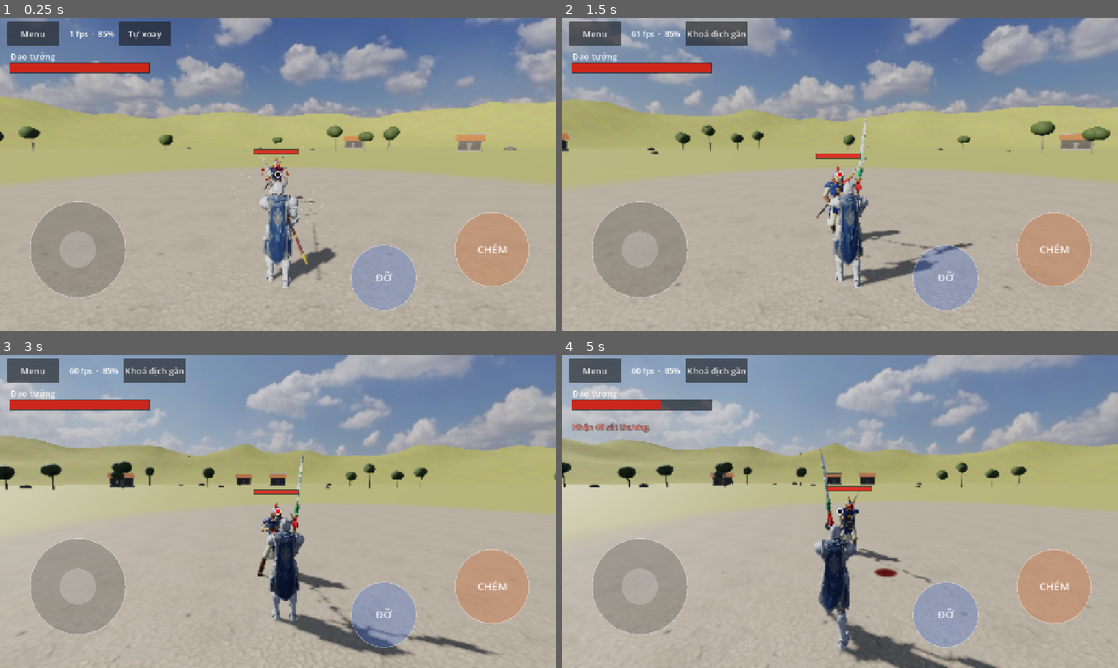
Above: before the commit, frames 1-4 (two rows, left to right).
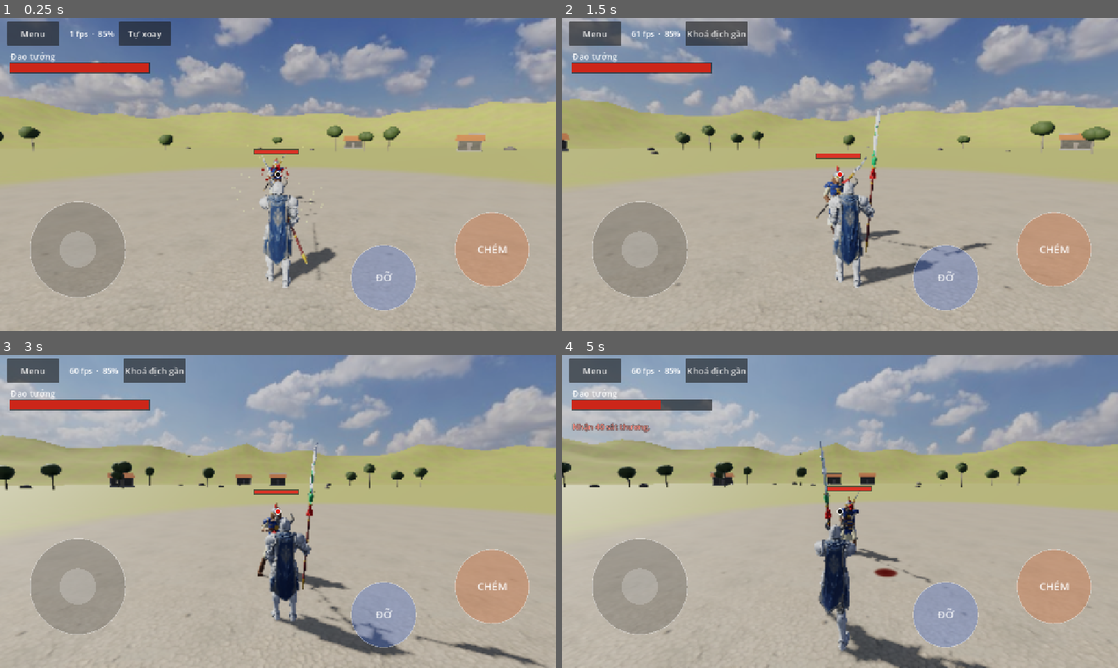
Above: after the commit, the same moments.

Repository: quanace11/MountBladeMobile
Game: Godot game, scene res://scenes/match.tscn
Two runs of this game, one before a commit and one after it. Both use one fixed random seed, a clock stepped at 60 frames per second and the inputs below. This scene is started directly instead of the project's main scene.
Inputs (mouse positions are in pixels of both pictures, inside the frame that each line leads up to):
- Up to frame 1 (0.25 s): no input
- Up to frame 2 (1.5 s): click "Tự xoay" at 0.5 s; move the mouse to (962, 158) at 1.27 s; hold Right from 1.28 s (still down); tap I at 1.35 s; click (962, 158) at 1.42 s
- Up to frame 3 (3 s): tap Space at 1.52 s; release Right at 2 s; drag from (166, 527) to (250, 574) at 2.02 s; move the mouse to (333, 442) at 2.77 s; hold Right from 2.78 s (still down); tap J at 2.85 s
- Up to frame 4 (5 s): release Right at 3.5 s; drag from (812, 574) to (673, 464) at 3.52 s; move the mouse to (1006, 558) at 4.27 s; hold Left from 4.28 s (still down); hold Q from 4.28 s (still down); tap Space at 4.52 s

The runs differ from the first frame. In frame 1, less than 0.1% of the frame differs, in the area x 47-50%, y 50-62%; in frame 2, 0.9%; in frame 3, 1.4%, in the area x 47-99%, y 28-100%; in frame 4, 0.6%.

Commit message:
Đỡ như ảnh mẫu: dựng cán thẳng đưa ra một bên; cán bị hất theo đòn rồi rung nảy về
- Đỡ phải: cầm một tay đưa hẳn cán ra bên phải, tay trái buông cạnh hông khi với không tới cán.
- Đỡ trái: hai tay dựng cán bên trái.
- jolt(amount, blow): lò xo có giảm chấn cho vị trí tay và độ nghiêng cán, hất theo hướng lưỡi địch.

Co-Authored-By: Claude Opus 5.5 <noreply@anthropic.com>
Claude-Session: https://claude.ai/code/session_01QffKCiTfakvzQeGmkV1Yqv

Diff:
--- a/src/core/match_runner.gd
+++ b/src/core/match_runner.gd
@@ -146,15 +146,15 @@
 	match e["type"]:
 		&"blocked":
 			vfx.clash(_clash_point(e))
-			(views[e["target"]] as FighterView).jolt(1.0)
+			(views[e["target"]] as FighterView).jolt(1.0, _attack_blow(e))
 			_shake_if_player(e, ConfigDB.game.camera_shake_block)
 		&"parried":
 			vfx.clash(_clash_point(e), 1.8, Color(0.75, 0.9, 1.0))
-			(views[e["target"]] as FighterView).jolt(0.6)
+			(views[e["target"]] as FighterView).jolt(0.6, _attack_blow(e))
 			_shake_if_player(e, ConfigDB.game.camera_shake_block * 1.5)
 		&"guard_broken":
 			vfx.clash(_clash_point(e), 1.4, Color(1.0, 0.55, 0.3))
-			(views[e["target"]] as FighterView).jolt(1.6)
+			(views[e["target"]] as FighterView).jolt(1.6, _attack_blow(e))
 			_shake_if_player(e, ConfigDB.game.camera_shake_hit)
 		&"hit":
 			var blow := _blow_dir(e["id"], e["target"], int(e["dir"]))
@@ -179,6 +179,11 @@
 
 ## Hướng lưỡi vũ khí đi khi trúng (thế giới): từ người chém về người bị chém; chém ngang thì
 ## lệch thêm sang bên mà lưỡi quét tới (chém từ phải quét sang trái của người chém).
+## Hướng lưỡi vũ khí của người đánh trong sự kiện e (đỡ, gạt, phá thế đỡ).
+func _attack_blow(e: Dictionary) -> Vector3:
+	return _blow_dir(e["id"], e["target"], int(e["dir"]))
+
+
 func _blow_dir(attacker_id: int, target_id: int, dir: int) -> Vector3:
 	var a := sim.state.get_fighter(attacker_id)
 	var t := sim.state.get_fighter(target_id)
--- a/src/data/pose_set.gd
+++ b/src/data/pose_set.gd
@@ -31,10 +31,10 @@
 @export_group("Đỡ")
 @export var block_up_pos := Vector3(0.3, 1.78, -0.3)
 @export var block_up_rot := Vector3(0, 180, -87)
-@export var block_left_pos := Vector3(-0.06, 1.1, -0.34)
-@export var block_left_rot := Vector3(7, -90, 6)
-@export var block_right_pos := Vector3(0.14, 1.0, -0.3)
-@export var block_right_rot := Vector3(-7, -90, 6)
+@export var block_left_pos := Vector3(-0.12, 1.22, -0.34)
+@export var block_left_rot := Vector3(5, -90, 3)
+@export var block_right_pos := Vector3(0.42, 1.2, -0.3)
+@export var block_right_rot := Vector3(-5, -90, 3)
 @export var block_thrust_pos := Vector3(0.25, 1.0, -0.4)
 @export var block_thrust_rot := Vector3(72, -90, 6)
 @export_group("Khác")
--- a/src/view/fighter_view.gd
+++ b/src/view/fighter_view.gd
@@ -48,6 +48,15 @@
 
 var _flash := 0.0
 var _jolt := 0.0
+## Cán bị chém trúng khi đỡ: lò xo có giảm chấn cho độ lệch vị trí tay (mét) và độ nghiêng cán
+## (vectơ quay, radian). Bị hất theo hướng đòn rồi rung nảy về thế đỡ.
+var _kick_pos := Vector3.ZERO
+var _kick_pos_v := Vector3.ZERO
+var _kick_rot := Vector3.ZERO
+var _kick_rot_v := Vector3.ZERO
+var _kick_applied := Vector3.ZERO
+## 0 = tay trái nắm cán, 1 = tay trái buông (cán ở quá xa, ví dụ dựng cán đỡ hẳn bên phải).
+var _l_free := 0.0
 ## Hướng cán (từ tay về phía lưỡi) và hướng lưỡi sắc, theo thân. Nội suy theo hướng chứ không theo góc
 ## Euler để vũ khí đi đúng đường vung.
 var _shaft := Vector3.UP
@@ -686,9 +695,32 @@
 			_dropped.global_transform = Transform3D(Basis(Vector3.UP, _dropped.global_rotation.y) * Basis(Vector3.RIGHT, PI * 0.5), Vector3(p.x, 0.06, p.z))
 
 
-## Đỡ được đòn: tay cầm vũ khí bị đẩy lùi một chút rồi giữ lại thế đỡ, không chớp như bị trúng.
-func jolt(amount: float) -> void:
+## Đỡ được đòn: cán bị hất theo hướng lưỡi địch (blow, toạ độ thế giới) rồi rung nảy về thế đỡ,
+## không chớp như bị trúng.
+func jolt(amount: float, blow := Vector3.ZERO) -> void:
 	_jolt = maxf(_jolt, amount)
+	var b := global_transform.basis.inverse() * blow
+	if b.length() < 0.01:
+		b = Vector3(0, 0, 1)
+	b = b.normalized()
+	# Tay bị đẩy theo đòn và lùi về sau; đầu cán ngả theo đòn (quay quanh chỗ tay nắm).
+	_kick_pos_v += (b * 1.1 + Vector3(0, -0.2, 0.9)) * amount
+	_kick_rot_v += _hand.basis.y.normalized().cross(b) * 9.0 * amount
+
+
+## Lò xo của cú hất cán: dao động tắt dần quanh thế đỡ.
+func _update_kick(delta: float) -> void:
+	const K := 220.0
+	const DAMP := 9.0
+	var steps := int(ceil(delta / (1.0 / 120.0)))
+	var h := delta / maxf(1, steps)
+	for i in steps:
+		_kick_pos_v += (-K * _kick_pos - DAMP * _kick_pos_v) * h
+		_kick_pos += _kick_pos_v * h
+		_kick_rot_v += (-K * _kick_rot - DAMP * _kick_rot_v) * h
+		_kick_rot += _kick_rot_v * h
+	_kick_pos = _kick_pos.limit_length(0.25)
+	_kick_rot = _kick_rot.limit_length(0.8)
 
 
 func _update_hand_pose(cur: FighterState, delta: float) -> void:
@@ -713,8 +745,7 @@
 			else:
 				pose = "stagger"
 	var target: Array = poses.get_pose(pose)
-	if cur.state == S.BLOCK and _jolt > 0.0:
-		target = [target[0] + Vector3(0.0, -0.05, 0.14) * _jolt, target[1]]
+	_hand.position -= _kick_applied
 	var tb := Basis.from_euler(target[1] * (PI / 180.0))
 	if cur.state == S.RELEASE:
 		_update_swing(cur, target[0], tb, delta)
@@ -725,6 +756,11 @@
 		_edge = _turn_toward(_edge, tb.x, k)
 	_swing_state = cur.state
 	_apply_hand_basis()
+	_update_kick(delta)
+	_kick_applied = _kick_pos
+	_hand.position += _kick_pos
+	if _kick_rot.length() > 0.0001:
+		_hand.basis = Basis(_kick_rot.normalized(), _kick_rot.length()) * _hand.basis
 
 	var shield_target := poses.shield_block_pos if cur.state == S.BLOCK else poses.shield_idle_pos
 	_left_hand_target = _left_hand_target.lerp(shield_target, 1.0 - exp(-poses.blend_speed * 1.6 * delta))
@@ -929,6 +965,10 @@
 		if absf(_grip_t) < poses.two_hand_grip_min * 0.5:
 			_grip_t = t
 		l_target = _hand.position + y * _grip_t
+		# Cán ở quá xa tay trái (dựng cán đỡ hẳn bên phải): buông tay trái, thả lỏng cạnh hông.
+		var free := 1.0 if l_target.distance_to(l_sh) > (UPPER_ARM + FOREARM) * 1.03 else 0.0
+		_l_free = lerpf(_l_free, free, 0.2)
+		l_target = l_target.lerp(l_sh + Vector3(-0.06, -0.48, -0.14), _l_free)
 	var l_hand := _arm(-1, l_sh, l_target, Vector3(-0.4, -0.6, 0.5))
 	if _shield:
 		_shield.position = l_hand + Vector3(0.02, 0.0, -0.06)
